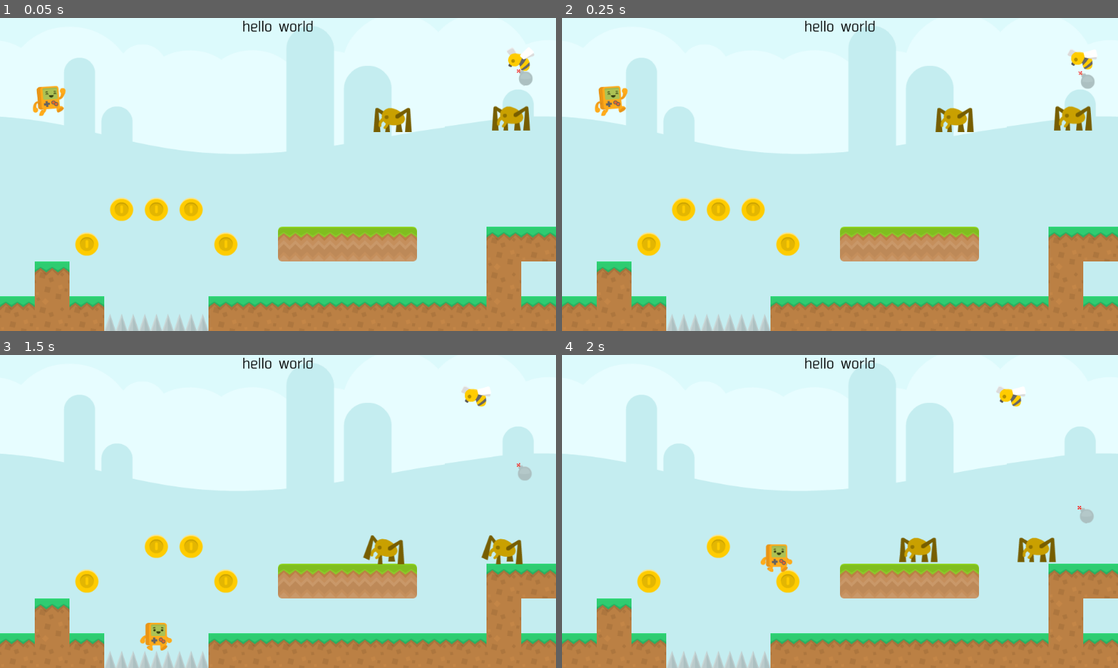
Above: before the commit, frames 1-4 (two rows, left to right).
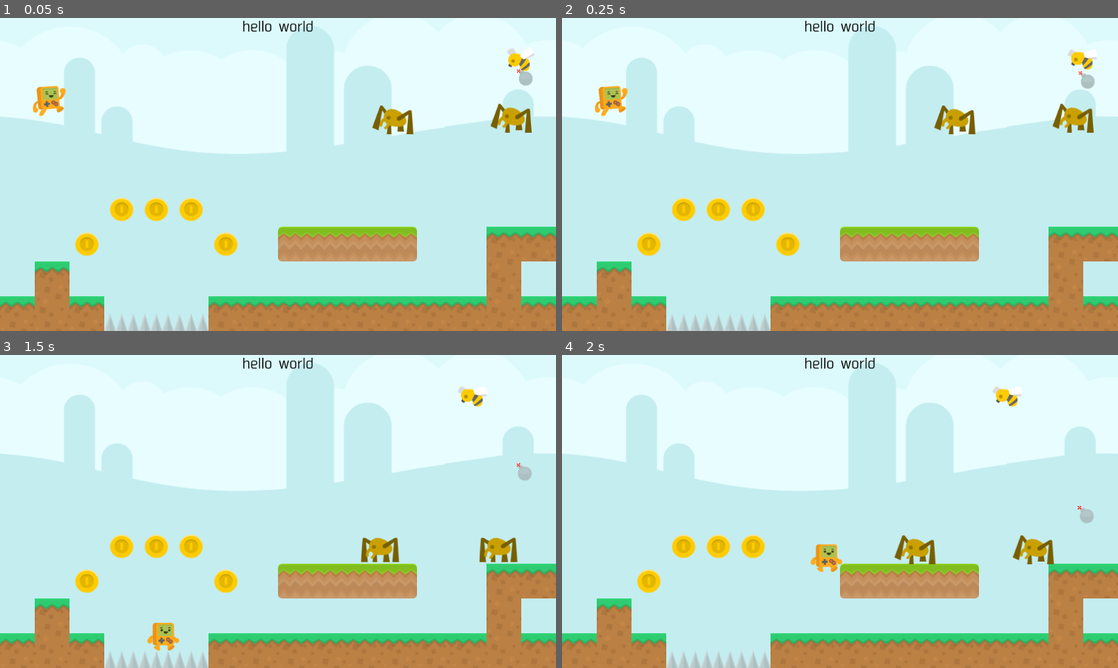
Above: after the commit, the same moments.

Repository: vivisuke/GDAction
Game: Godot game, scene res://MainScene.tscn
Two runs of this game, one before a commit and one after it. Both use one fixed random seed, a clock stepped at 60 frames per second and the inputs below.
Inputs (mouse positions are in pixels of both pictures, inside the frame that each line leads up to):
- Up to frame 1 (0.05 s): no input
- Up to frame 2 (0.25 s): no input
- Up to frame 3 (1.5 s): tap Enter at 0.5 s; move the mouse to (400, 495) at 0.52 s; hold Right (ui_right) from 0.53 s (still down); click (400, 495) at 0.67 s; tap Up (ui_up) at 0.77 s; move the mouse to (166, 527) at 1.27 s
- Up to frame 4 (2 s): keep holding Right (ui_right); tap Up (ui_up) at 1.52 s

The runs differ from the first frame. In frame 1, 0.6% of the frame differs, in the area x 66-96%, y 27-38%; in frame 2, 0.6%; in frame 3, 1.8%; in frame 4, 2.4%, in the area x 19-89%, y 10-76%.

Commit message:
0040 ◎ C 09/01 09/01 0.001│ToDo│スパイクもタイルに変更

Diff:
--- a/GDAction/MainScene.gd
+++ b/GDAction/MainScene.gd
@@ -8,6 +8,8 @@
 	TILE_COIN,
 }
 
+var spiked = false
+
 func _ready():
 	Global.player = $Player
 	pass # Replace with function body.
@@ -15,17 +17,24 @@
 func _input(event):
 	if event is InputEventMouseButton && event.is_pressed():
 		Global.paused = !Global.paused
+	elif event is InputEventKey && Global.paused:
+		Global.paused = false
 	pass
 
 func _physics_process(delta):
-	var plpos = $Player.position
+	var plpos = $Player.position + Vector2(0, 16)
 	var xy = $TileMap.world_to_map(plpos)
+	print(xy)
 	var item = $TileMap.get_cell(xy.x, xy.y)
 	print(item)
+	if item == TILE_SPIKE:
+		if !spiked:
+			spiked = true
+			$Player/AudioStreamPlayer2D.play()
+	else:
+		spiked = false
 	if item == TILE_COIN:
 		$TileMap.set_cell(xy.x, xy.y, TILE_NONE)
-	elif item == TILE_SPIKE:
-		$Flag/AudioStreamPlayer2D.play()
 
 
 
--- a/GDAction/MainScene.tscn
+++ b/GDAction/MainScene.tscn
@@ -330,6 +330,7 @@
 [node name="AnimatedSprite" type="AnimatedSprite" parent="Flag"]
 scale = Vector2( 0.5, 0.5 )
 frames = SubResource( 6 )
+frame = 1
 playing = true
 
 [node name="CollisionShape2D" type="CollisionShape2D" parent="Flag"]
@@ -389,6 +390,7 @@
 [node name="StaticBody2D" type="StaticBody2D" parent="."]
 position = Vector2( 352.005, 481.629 )
 collision_layer = 1024
+collision_mask = 0
 __meta__ = {
 "_edit_group_": true
 }
--- a/GDAction/Spider.tscn
+++ b/GDAction/Spider.tscn
@@ -24,6 +24,7 @@
 [node name="AnimatedSprite" type="AnimatedSprite" parent="."]
 frames = SubResource( 1 )
 animation = "walk"
+frame = 3
 playing = true
 
 [node name="CollisionShape2D" type="CollisionShape2D" parent="."]
Not shown, changed: GDAction.spr
